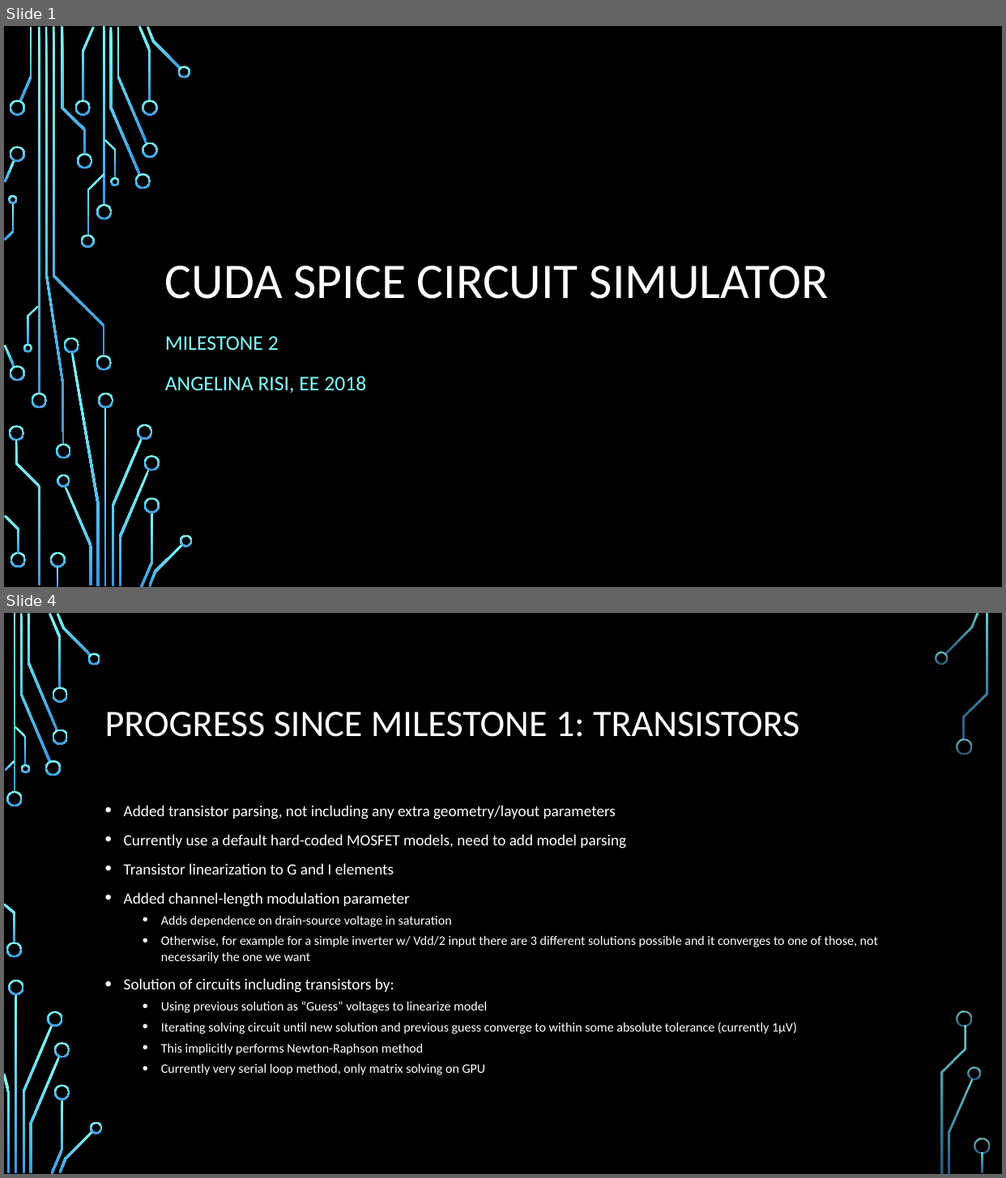
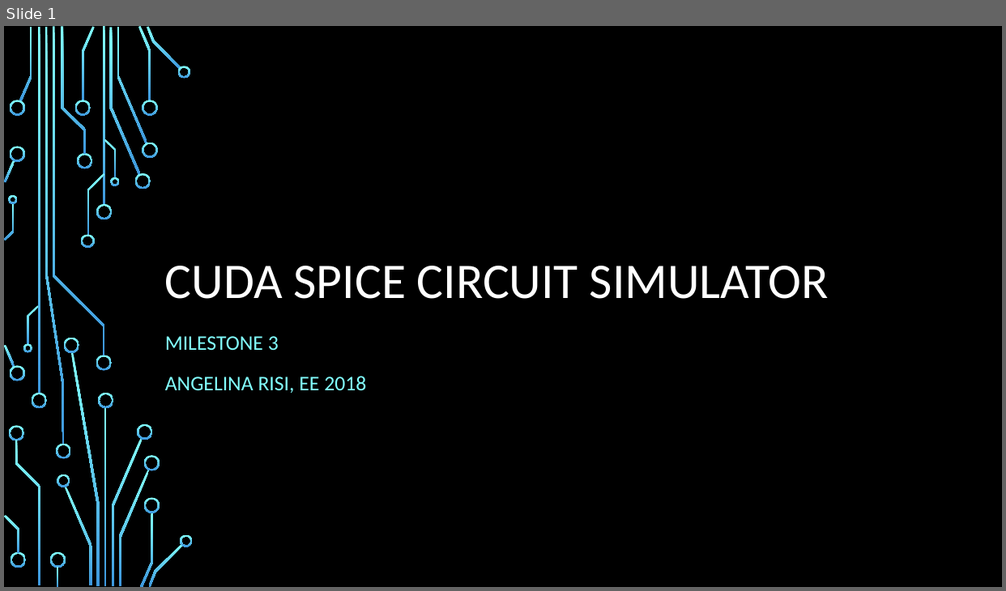
Before and after one commit to risia/CUDA-SPICE-Circuit-Sim, a slide deck: Milestones/Milestone3Presentation.pptx. Shown one above the other, each under a label of ours: slides 1 and 4 before the commit, slide 1 after it; the slides between them are not shown. The pictures are 1006x1178 and 1006x591 pixels, drawn with LibreOffice and Linux fonts; fonts in the diff are those of the drawing; background and template pictures are left out. Boxes give left, top, right and bottom in pixels: in the first picture for what was removed or moved away, otherwise in the second. Text is boxed around its words. In the diff, an @@ line names an element or a change of style, - is before the commit and + after.

Commit message:
More simulation comparisons show results very close to ngspice, so I'm moving on to subthreshold current.

```diff
--- a/Milestones/Milestone3Presentation.pptx
+++ b/Milestones/Milestone3Presentation.pptx
@@ slide 4 removed at bbox=[4, 613, 1002, 1174], background picture (left out) @@
@@ title removed at bbox=[105, 712, 799, 737] @@
-PROGRESS SINCE MILESTONE 1: TRANSISTORS
@@ text removed at bbox=[124, 805, 878, 1076] @@
-• Added transistor parsing, not including any extra geometry/layout parameters
-• Currently use a default hard-coded MOSFET models, need to add model parsing
-• Transistor linearization to G and I elements
-• Added channel-length modulation parameter
-  • Adds dependence on drain-source voltage in saturation
-  • Otherwise, for example for a simple inverter w/ Vdd/2 input there are 3 different solutions possible and it converges to one of those, not necessarily the one we want
-• Solution of circuits including transistors by:
-  • Using previous solution as “Guess” voltages to linearize model
-  • Iterating solving circuit until new solution and previous guess converge to within some absolute tolerance (currently 1µV)
-  • This implicitly performs Newton-Raphson method
-  • Currently very serial loop method, only matrix solving on GPU
@@ group removed at bbox=[4, 613, 990, 1174]: 33 freeform shapes, 3 rectangles @@
@@ slide 1 changed as well @@
@@ subtitle at bbox=[165, 336, 279, 350]: text changed @@
-MILESTONE 2
+MILESTONE 3
```
Also in this commit, not shown: 1 other slide changed, 5 slides added, 4 other slides removed, 6 other files.
